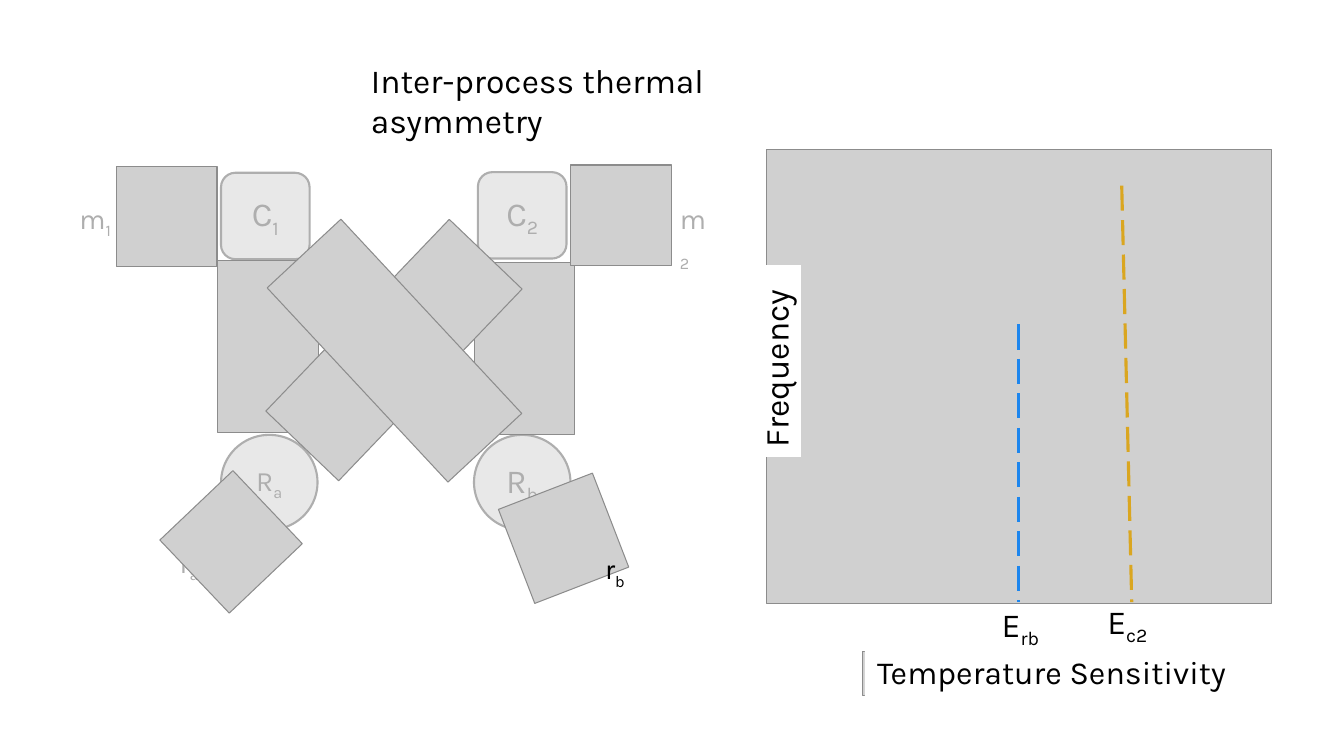
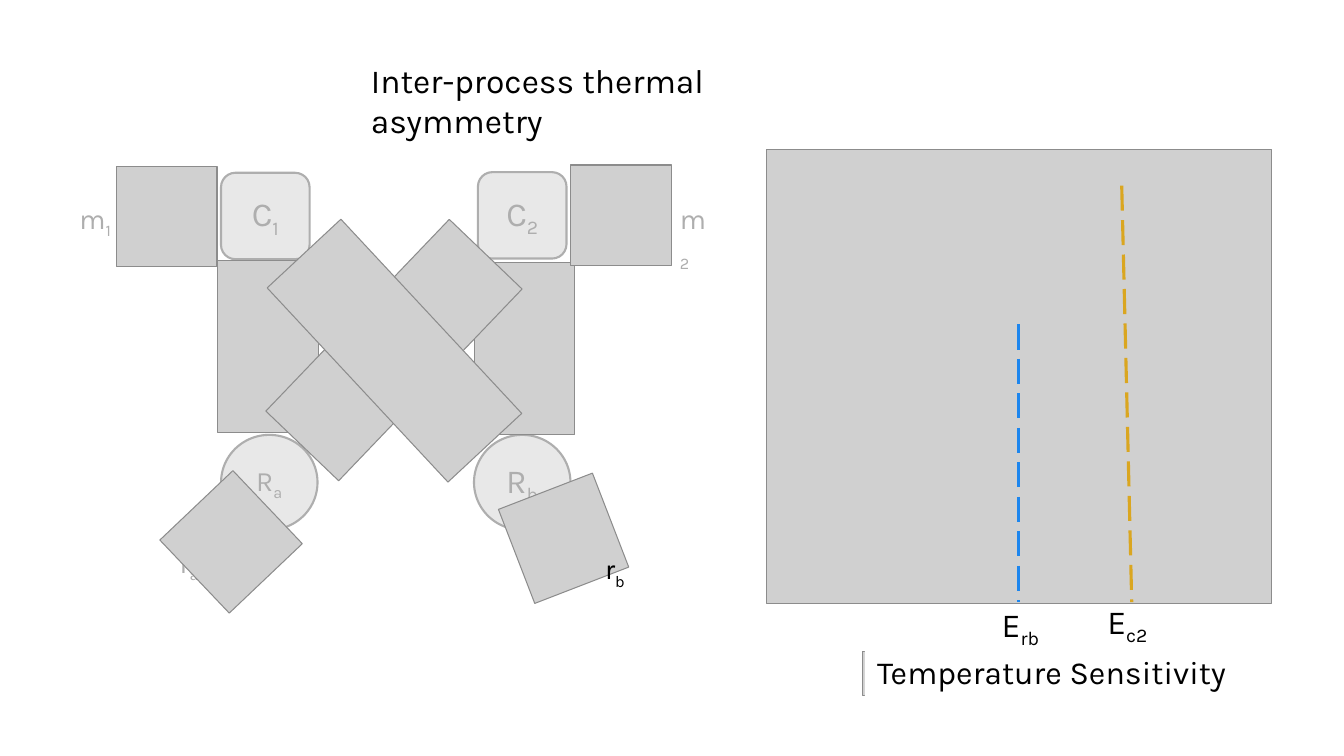
Before and after one commit to BernhardtLab/comp-temp, a slide deck: slide 5 of figures/kd-figs/conceptual.pptx. Drawn at 1344x756 pixels with LibreOffice and Linux fonts; fonts in the diff are those of the drawing; grey boxes stand for pictures. Boxes give left, top, right and bottom in pixels: in the first picture for what was removed or moved away, otherwise in the second. Text is boxed around its words. In the diff, an @@ line names an element or a change of style, - is before the commit and + after.

```diff
--- a/figures/kd-figs/conceptual.pptx
+++ b/figures/kd-figs/conceptual.pptx
@@ rectangle removed at box(750, 265, 801, 457) @@
-Frequency
```
Also in this commit, not shown: 2 slides added, 4 other files.
